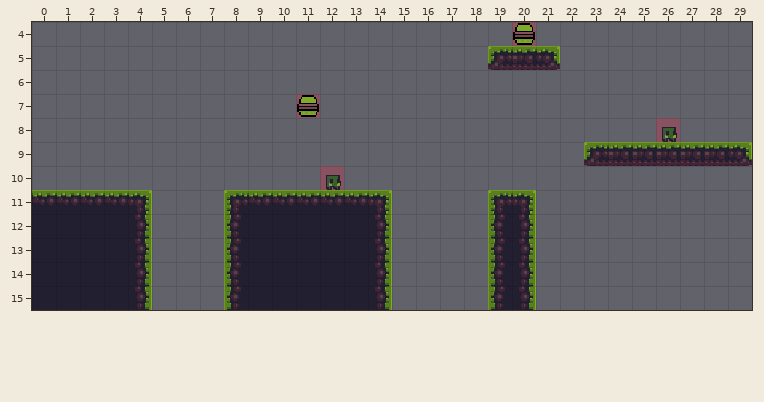
Tiled map, stored at Assets/Tilemap/map1.tmx. This is how it looked before the edit.
Cells are 16x16 px. Shown: x 0..29, y 4..15.
And afterwards:
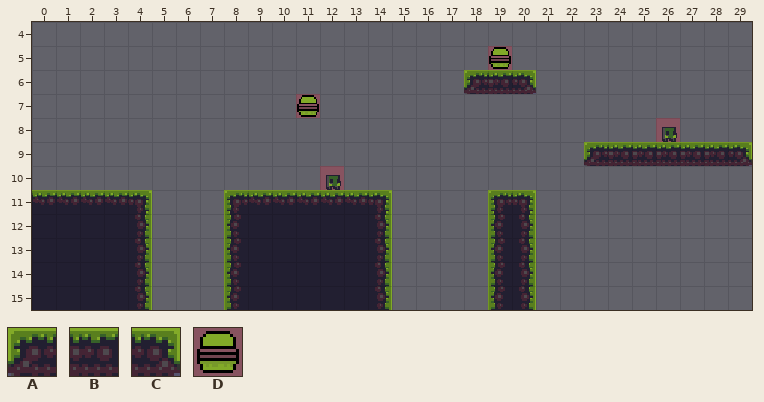
Key: from "tileset": A 42, B 43, C 44, D 46.
_ is an empty cell.
The edit:
{"where": "layer \"Tile Layer 1\""}
{"y":4,"x":20,"old":"D","new":"_"}
{"y":5,"x":19,"old":"ABC","new":"D__"}
{"y":6,"x":18,"old":"___","new":"ABC"}
